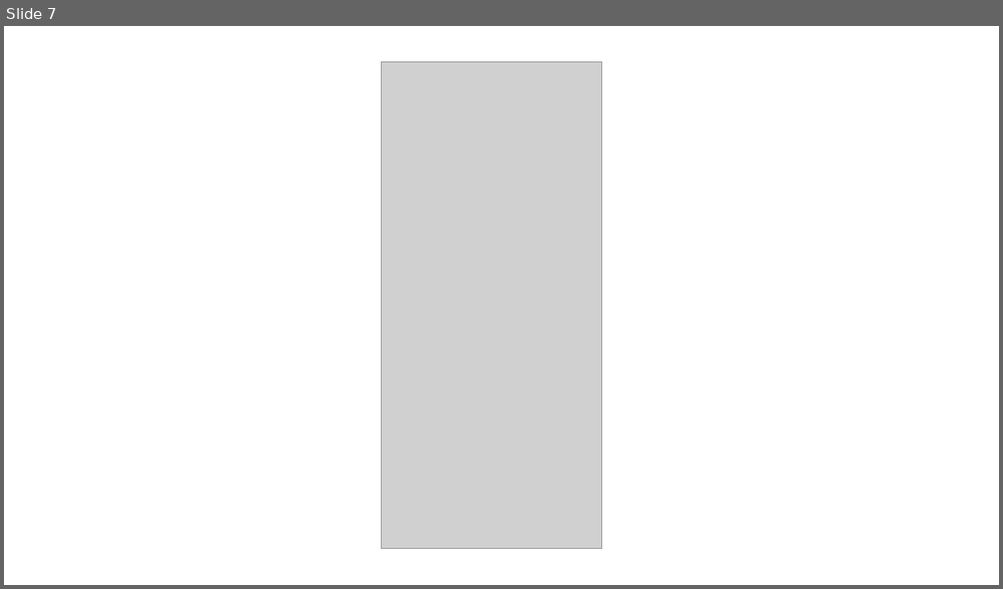
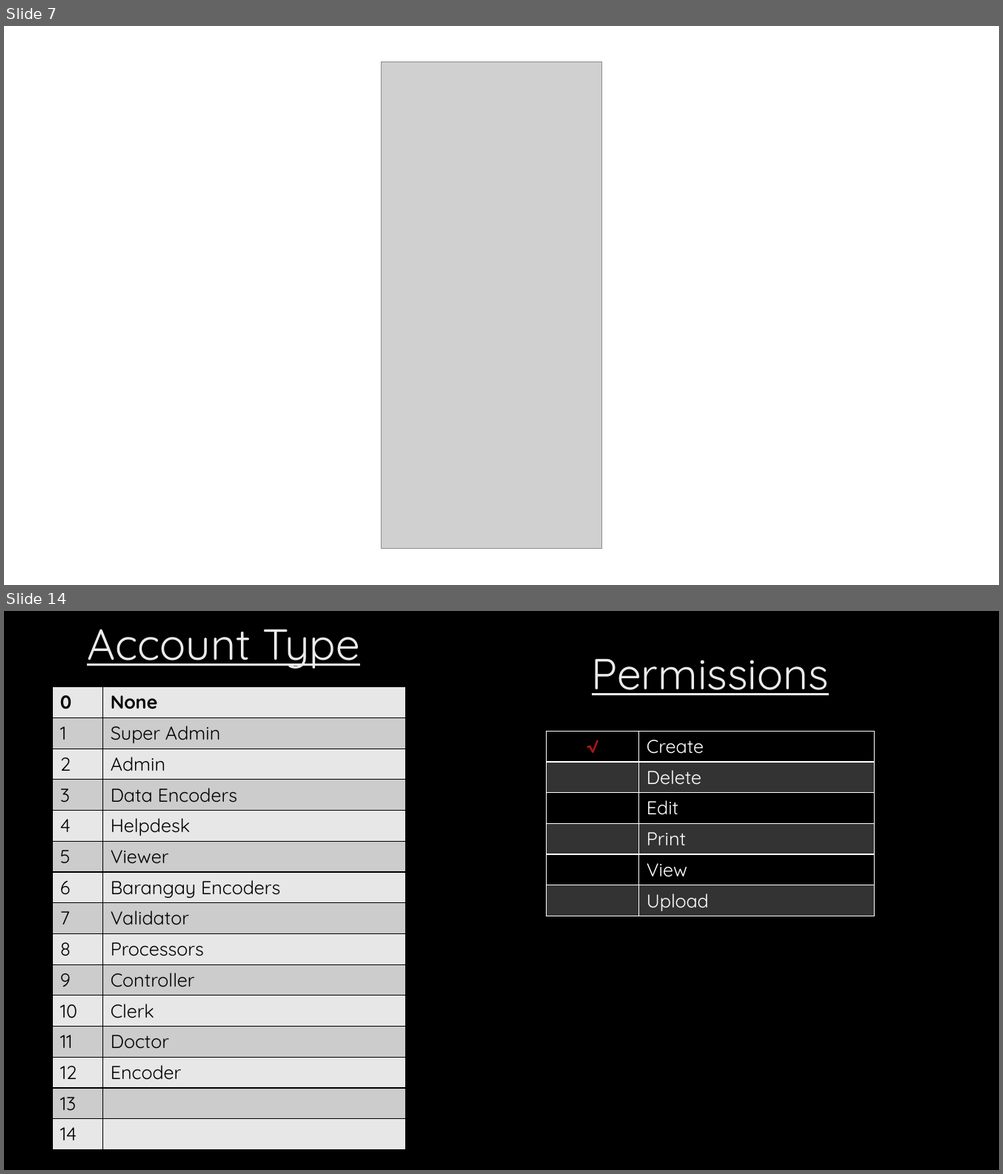
Before and after one commit to em1730/scims_docu, a slide deck: Documentation/Role_Mgmt.pptx. Shown one above the other, each under a label of ours: slide 7 before the commit, slides 7 and 14 after it; the slides between them are not shown. The pictures are 1003x589 and 1003x1174 pixels, drawn with LibreOffice and Linux fonts; fonts in the diff are those of the drawing; grey boxes stand for pictures; background and template pictures are left out. Boxes give left, top, right and bottom in pixels: in the first picture for what was removed or moved away, otherwise in the second. Text is boxed around its words. In the diff, an @@ line names an element or a change of style, - is before the commit and + after.

```diff
--- a/Documentation/Role_Mgmt.pptx
+++ b/Documentation/Role_Mgmt.pptx
@@ slide 14 added at (x1=4, y1=611, x2=999, y2=1170), background picture (left out) @@
@@ title added at (x1=87, y1=629, x2=360, y2=669), 42 pt, text #EBEBEB, underline @@
+Account Type
@@ text added at (x1=592, y1=659, x2=828, y2=695), 42 pt, text #EBEBEB, underline @@
+Permissions
@@ table added at (x1=53, y1=687, x2=405, y2=1144), 15 rows, 2 columns @@
+0 | None
+1 | Super Admin
+2 | Admin
+3 | Data Encoders
+4 | Helpdesk
+5 | Viewer
+6 | Barangay Encoders
+7 | Validator
+8 | Processors
+9 | Controller
+10 | Clerk
+11 | Doctor
+12 | Encoder
+13 | 
+14 | 
@@ table added at (x1=546, y1=731, x2=874, y2=914), 6 rows, 2 columns @@
+√ | Create
+ | Delete
+ | Edit
+ | Print
+ | View
+ | Upload
```
Also in this commit, not shown: 18 slides changed, 17 other slides added, 13 slides removed, 4 other files.
